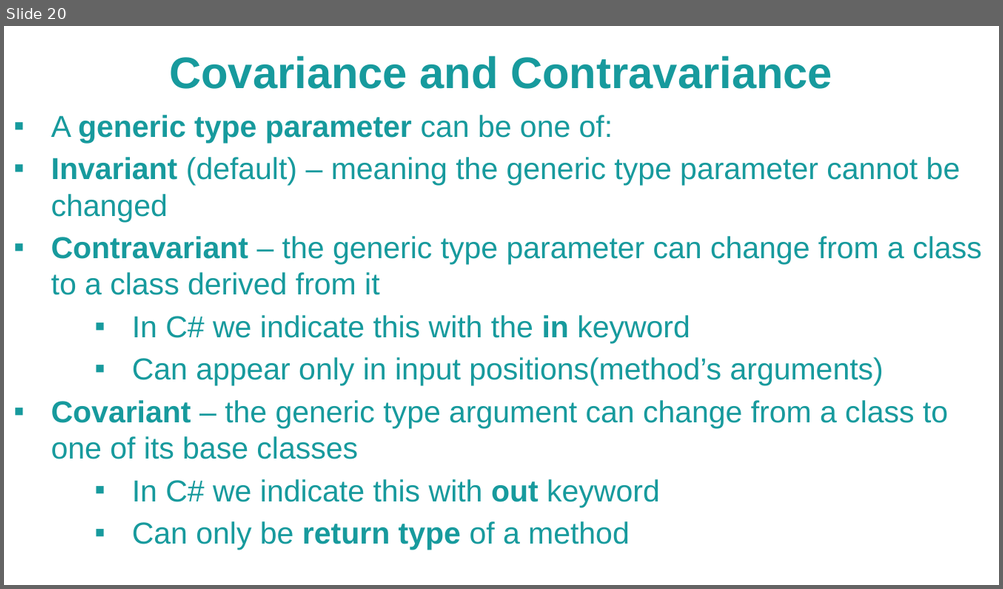
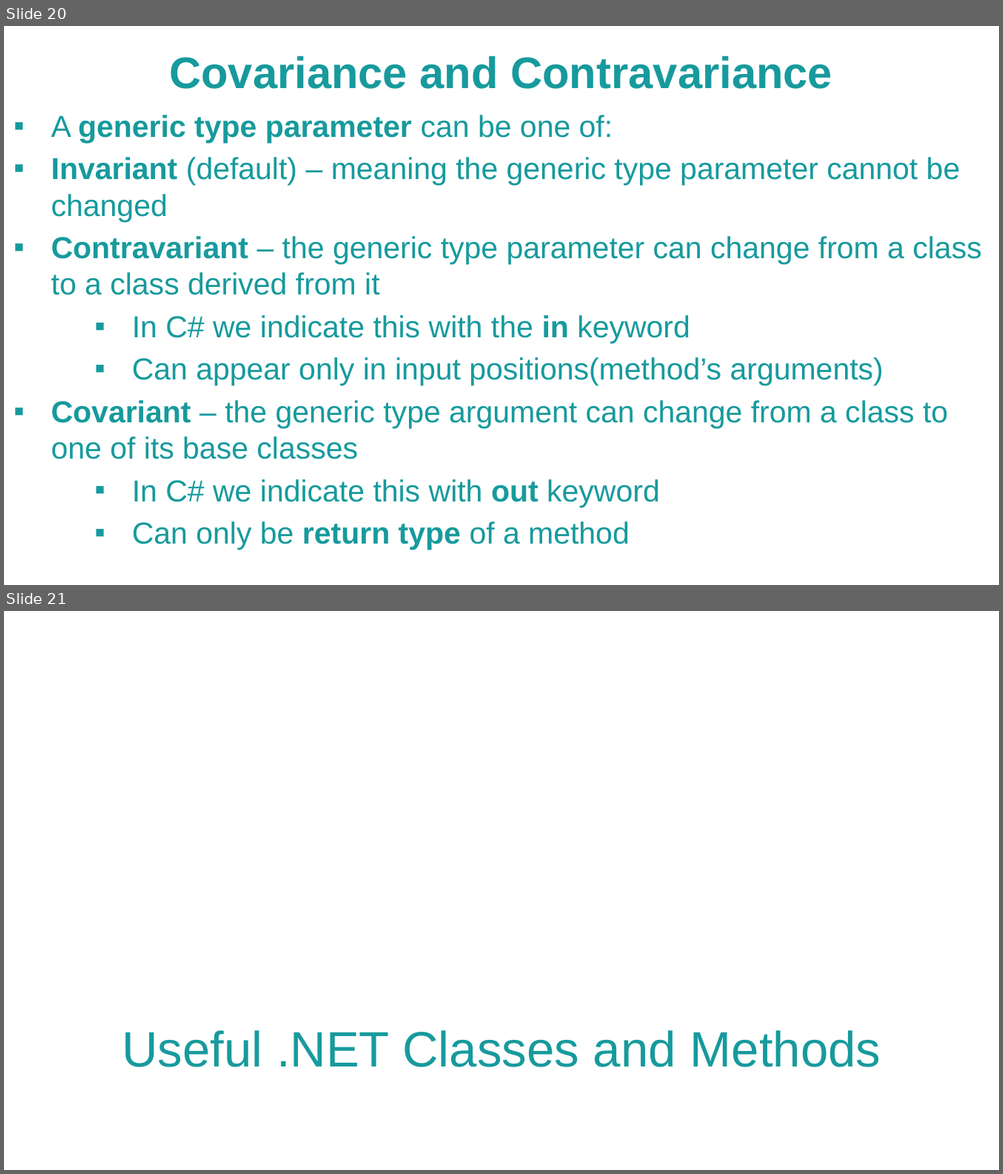
Before and after one commit to NaskoIT/CSharp-In-Depth, a slide deck: C# Tips and Tricks.pptx. Shown one above the other, each under a label of ours: slide 20 before the commit, slides 20 and 21 after it. The pictures are 1003x589 and 1003x1174 pixels, drawn with LibreOffice and Linux fonts; fonts in the diff are those of the drawing; background and template pictures are left out. Boxes give left, top, right and bottom in pixels: in the first picture for what was removed or moved away, otherwise in the second. Text is boxed around its words. In the diff, an @@ line names an element or a change of style, - is before the commit and + after.

```diff
--- a/C# Tips and Tricks.pptx
+++ b/C# Tips and Tricks.pptx
@@ slide 21 added at bbox=[4, 611, 999, 1170], background picture (left out) @@
@@ text added at bbox=[122, 1031, 881, 1068], 36 pt, text #179A9D @@
+Useful .NET Classes and Methods
```
Also in this commit, not shown: 2 other slides added, 3 other files.
